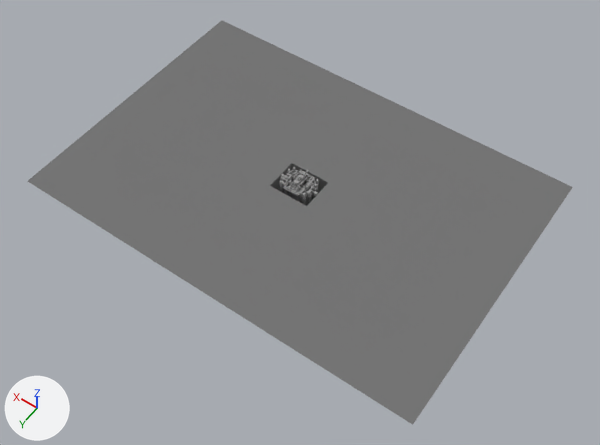
Renders of the Blender file assets/lvl/level1.blend from each side of a commit.
Both versions are drawn from a camera (50 mm lens) standing at (-832.0, 1161.0, 1662.0) and looking at (-38.0, 50.0, -83.0). Lighting does not change. The marker at lower left points along +X, +Y and +Z.

The scene before the commit, as lines of its bpy script (objects in view):
```python
me_city1_001 = bpy.data.meshes.new('city1.001')
me_city1_001.from_pydata([(-59.0, 0.0, 0.0), (-59.0, 49.0, 0.0), (-589.0, 0.0, 0.0), (-589.0, 408.0, 0.0), (0.0, 408.0, 0.0), (0.0, 49.0, 0.0), (0.0, 1.0, 20.0), (-59.0, 0.0, -88.0), (-59.0, 49.0, -88.0), (0.0, 49.0, -88.0)], [], [(1, 3, 2, 0), (5, 4, 3, 1), (5, 1, 8, 9), (1, 0, 7, 8)])
me_city1_001.materials.append(mat_inaccessible)  # grey #777777
me_city3_001 = bpy.data.meshes.new('city3.001')
me_city3_001.from_pydata(...)  # 1359 vertices, 1275 faces; spans x -56.6..57.0, y -39.8..38.1, z -60.0..20.6
# faces by material slot: [1007, 268]
me_city3_001.materials.append(mat_default)  # grey #9b9b9b
me_city3_001.materials.append(mat_inaccessible)  # grey #777777
ob_half1 = bpy.data.objects.new('half1', me_city3_001)
ob_half1.location = (0.0, 0.0, 0.0)
ob_scenery = bpy.data.objects.new('scenery', me_city1_001)
ob_scenery.location = (0.0, 0.0, 0.0)
_m = ob_scenery.modifiers.new('Mirror', 'MIRROR')
_m.use_axis = (True, True, False)
_m.use_clip = True
```
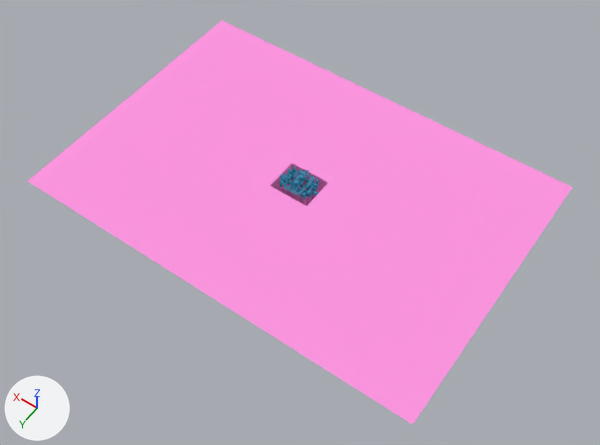
Diff of the bpy script that builds the scene:
```diff
--- a/assets/lvl/level1.blend.py
+++ b/assets/lvl/level1.blend.py
@@ mat_material_002 @@
+mat_material_002 = diffuse_material('Material.002')
+mat_material_002.base_color = (1.0, 0.312, 0.761)  # pink #ff98e2
@@ mat_material_003 @@
+mat_material_003 = diffuse_material('Material.003')
+mat_material_003.base_color = (0.0435, 0.278, 0.448)  # cyan #3b90b3
@@ me_city1_001 @@
 me_city1_001.from_pydata(...)  # 10 vertices, 4 faces; spans x -589.0..0.0, y 0.0..408.0, z -88.0..20.0
-me_city1_001.materials.append(mat_inaccessible)  # grey #777777
+me_city1_001.materials.append(mat_material_002)  # pink #ff98e2
@@ me_city3_001 @@
 me_city3_001.from_pydata(...)  # 1359 vertices, 1275 faces; spans x -56.6..57.0, y -39.8..38.1, z -60.0..20.6
 # used by ob_half1; location = (0.0, 0.0, 0.0)
+# me_city3_001 part 1: all 1007 faces that had it switch from mat_default (grey #9b9b9b) to mat_material_003 (cyan #3b90b2)
+# me_city3_001 part 2: all 268 faces that had it switch from mat_inaccessible (grey #777777) to mat_material_002 (pink #ff98e2)
```

Pixel boxes (x1, y1, x2, y2) of what changed, in the pictures (600 x 445 px):
'scenery', recoloured (grey to pink)
    both: (28, 20, 573, 425)
part 1 of me_city3_001, recoloured
    both: (279, 167, 319, 200)
part 2 of me_city3_001, recoloured
    both: (280, 174, 319, 206)
